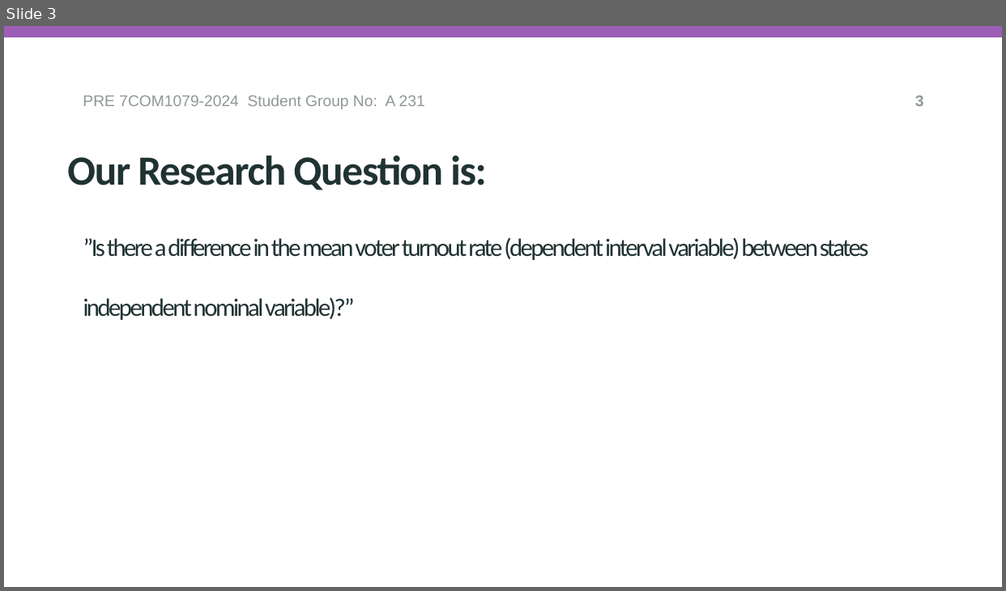
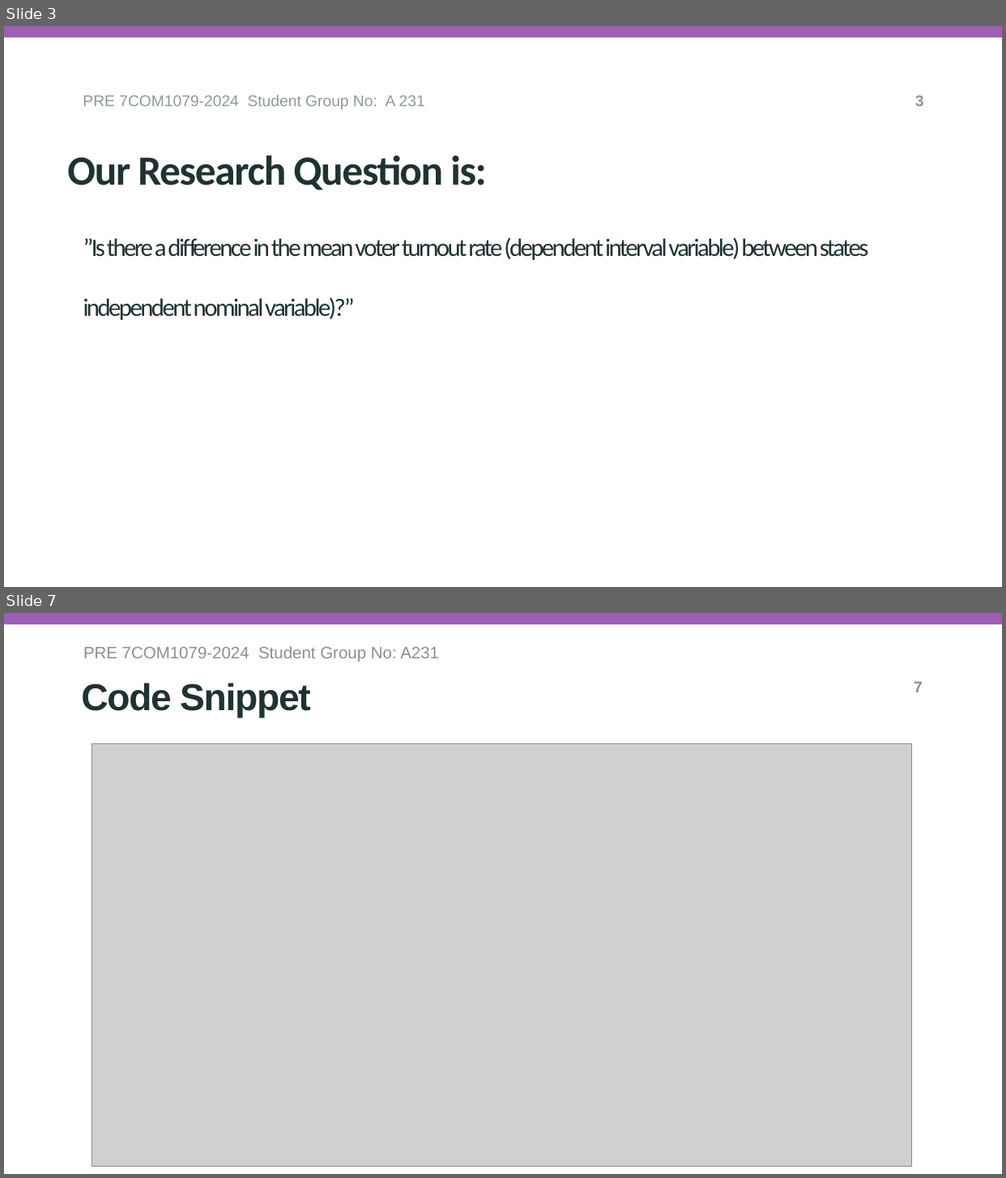
Before and after one commit to ChandrakanthPugalenthi/A-231, a slide deck: Research question/reseach_question_presentation.pptx. Shown one above the other, each under a label of ours: slide 3 before the commit, slides 3 and 7 after it; the slides between them are not shown. The pictures are 1006x591 and 1006x1178 pixels, drawn with LibreOffice and Linux fonts; fonts in the diff are those of the drawing; grey boxes stand for pictures; background and template pictures are left out. Boxes give left, top, right and bottom in pixels: in the first picture for what was removed or moved away, otherwise in the second. Text is boxed around its words. In the diff, an @@ line names an element or a change of style, - is before the commit and + after.

```diff
--- a/Research question/reseach_question_presentation.pptx
+++ b/Research question/reseach_question_presentation.pptx
@@ slide 7 added at (4, 613, 1002, 1174), background #FFFFFF; not listed: 1 template element that a slide beside it also shows @@
@@ text added at (83, 646, 439, 662), 16 pt, text #8D9090 @@
+PRE 7COM1079-2024 Student Group No: A231
@@ title added at (81, 683, 311, 718), 36 pt, text #203232, bold @@
+Code Snippet
@@ page number added at (914, 682, 923, 692), 15 pt, text #8D9090, bold @@
+7
@@ picture added at (91, 744, 912, 1167) @@
```
Also in this commit, not shown: 3 slides changed, 1 other slide added.
